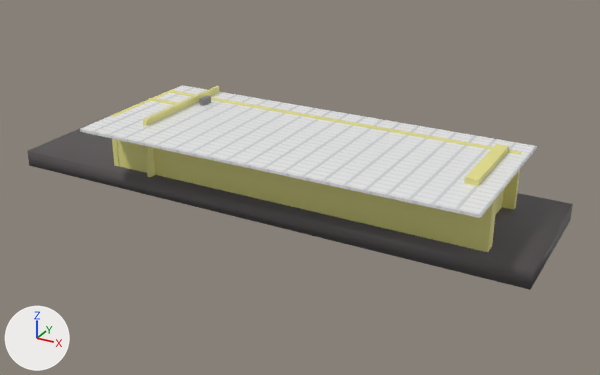
Before and after pictures for a commit that changed the glTF model datos blender/escena.glb.
Before and after are seen from a 50 mm lens placed at (44.8, -58.0, 30.5), pointed at (10.8, 3.9, -0.4). Lighting does not change. The marker at lower left points along +X, +Y and +Z. The older version comes first. Where no turn or scale is listed for an object, it has been applied to the vertices.
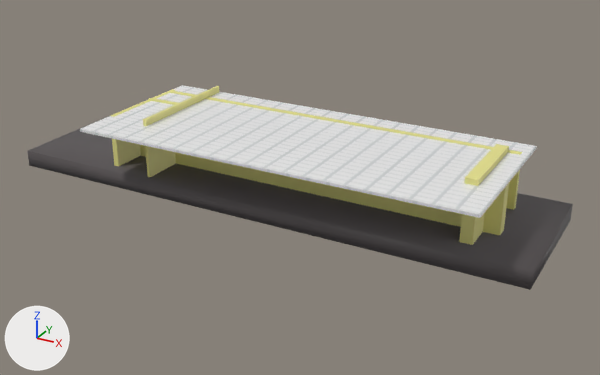
Location of each change, (x1, y1, x2, y2) in pixels of the pictures (600 x 375 px):
```json
{"object": "Cube.004", "change": "moved", "before": [117, 140, 497, 252], "after": [140, 145, 509, 235]}
{"object": "Cube.009", "change": "deleted", "before": [199, 96, 211, 106], "on screen": "mostly hidden"}
```

Edits to the scene script, one JSON object a line:
```json
{"op": "set", "path": "ob_cube_004.location", "old": "(0.58, 0.0, 8.04)", "new": "(0.58, 3.29, 8.04)"}
{"op": "remove", "block": "ob_cube_009", "code": ["ob_cube_009 = bpy.data.objects.new('Cube.009', me_cube_012)", "ob_cube_009.location = (-1.04, 6.83, 3.97)"]}
```
